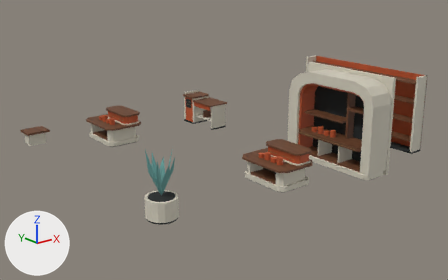
Renders of the glTF model external_packages/shopping_promenade_20261009/exports/SHOP_D09_S100_A366__fitout.glb from each side of a commit.
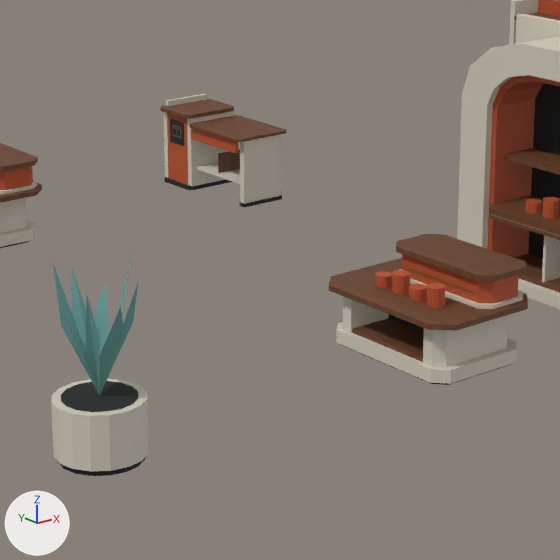
Each version appears first whole from a camera (50 mm lens) standing at (-12.4, -15.82, 6.66) and looking at (0.02, -0.29, 0.45), and next in a close-up on the part from 28% to 72% of the width and 20% to 91% of the height. Every picture has the same lights, and +X, +Y and +Z are marked at lower left. The first two pictures are the older version. Vertices at exactly the same position are counted once.

Names of what the first close-up shows: 'SHOP_D09_S100_A366__fitout__dark_rubber', 'SHOP_D09_S100_A366__fitout__ivory_enamel', 'SHOP_D09_S100_A366__fitout__quiet_teal', 'SHOP_D09_S100_A366__fitout__retail_terracotta_enamel', 'SHOP_D09_S100_A366__fitout__warm_walnut' and 1 more.
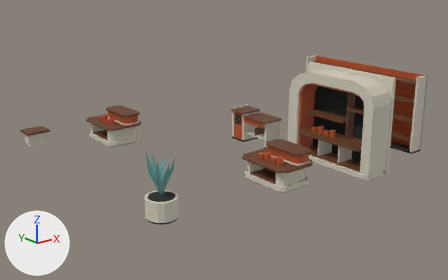
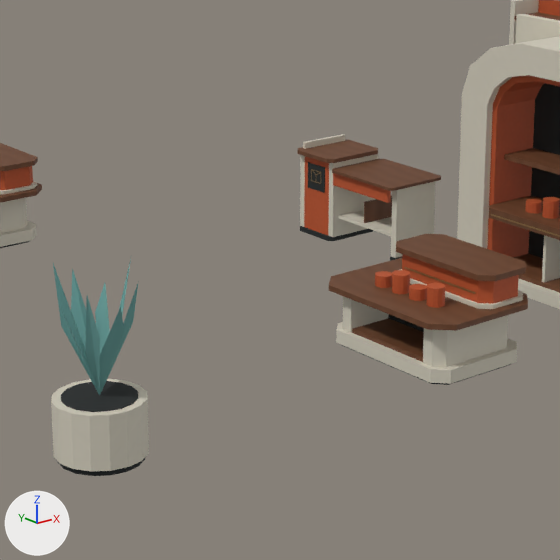
Changed parts and their boxes [x1, y1, x2, y2] in the close-ups (560 x 560 px; the box of a moved part takes in the faces that stretch with it):
part 1 of me_shop_d09_s100_a366__fitout__dark_rubber, moved or reshaped: before [240, 195, 282, 207]; after [390, 256, 402, 261]
part 2 of me_shop_d09_s100_a366__fitout__dark_rubber, moved or reshaped: before [164, 177, 232, 190]; after [300, 226, 374, 241]
part 3 of me_shop_d09_s100_a366__fitout__dark_rubber, moved or reshaped: before [170, 119, 184, 146]; after [308, 162, 325, 193]
part 4 of me_shop_d09_s100_a366__fitout__ivory_enamel, moved or reshaped: before [240, 134, 281, 204]; after [391, 181, 435, 258]
part 5 of me_shop_d09_s100_a366__fitout__ivory_enamel, moved or reshaped: before [197, 163, 240, 184]; after [338, 210, 392, 236]
part 6 of me_shop_d09_s100_a366__fitout__ivory_enamel, moved or reshaped: before [166, 94, 206, 106]; after [303, 134, 345, 149]
part 7 of me_shop_d09_s100_a366__fitout__ivory_enamel, moved or reshaped: before [164, 112, 168, 178]; after [300, 155, 305, 227]
part 8 of me_shop_d09_s100_a366__fitout__ivory_enamel, moved or reshaped: before [187, 111, 234, 186]; after [328, 154, 378, 237]
part 9 of me_shop_d09_s100_a366__fitout__retail_terracotta_enamel, moved or reshaped: before [191, 128, 238, 153]; after [333, 173, 391, 203]
part 10 of me_shop_d09_s100_a366__fitout__retail_terracotta_enamel, moved or reshaped: before [167, 113, 188, 185]; after [304, 156, 329, 235]
part 11 of me_shop_d09_s100_a366__fitout__warm_walnut, moved or reshaped: before [218, 149, 240, 173]; after [364, 196, 392, 223]
part 12 of me_shop_d09_s100_a366__fitout__warm_walnut, moved or reshaped: before [160, 99, 234, 119]; after [298, 140, 378, 163]
part 13 of me_shop_d09_s100_a366__fitout__warm_walnut, moved or reshaped: before [189, 115, 286, 142]; after [332, 159, 441, 191]

Edits to the bpy script that builds the scene:
```text
Change me_shop_d09_s100_a366__fitout__dark_rubber:
    where me_shop_d09_s100_a366__fitout__dark_rubber.from_pydata(...)  # 260 vertices, 448 faces; spans x -4.9..5.35, y -5.0..4.21, z 0.0..2.49
    used by ob_shop_d09_s100_a366__fitout__dark_rubber; location = (0.0, 0.0, 0.0)
    me_shop_d09_s100_a366__fitout__dark_rubber part 1: the loose piece of 16 vertices spanning x 1.38..2.05, y 2.12..2.24, z 0.0..0.05 is moved by (0.0, -3.0, 0.0)
    me_shop_d09_s100_a366__fitout__dark_rubber part 2: the loose piece of 16 vertices spanning x 1.29..2.1, y 3.23..3.89, z 0.0..0.05 is moved by (0.0, -3.0, 0.0)
    me_shop_d09_s100_a366__fitout__dark_rubber part 3: the loose piece of 8 vertices spanning x 1.32..1.33, y 3.39..3.72, z 0.6..0.93 is moved by (0.0, -3.0, 0.0)
Change me_shop_d09_s100_a366__fitout__ivory_enamel:
    where me_shop_d09_s100_a366__fitout__ivory_enamel.from_pydata(...)  # 372 vertices, 674 faces; spans x -4.93..5.35, y -5.05..4.9, z 0.0..3.0
    used by ob_shop_d09_s100_a366__fitout__ivory_enamel; location = (0.0, 0.0, 0.0)
    me_shop_d09_s100_a366__fitout__ivory_enamel part 4: the loose piece of 8 vertices spanning x 1.4..2.03, y 2.14..2.22, z 0.05..0.92 is moved by (0.0, -3.0, 0.0)
    me_shop_d09_s100_a366__fitout__ivory_enamel part 5: the loose piece of 8 vertices spanning x 1.41..2.03, y 2.22..3.23, z 0.29..0.32 is moved by (0.0, -3.0, 0.0)
    me_shop_d09_s100_a366__fitout__ivory_enamel part 6: the loose piece of 8 vertices spanning x 1.37..2.04, y 3.83..3.88, z 1.08..1.15 is moved by (0.0, -3.0, 0.0)
    me_shop_d09_s100_a366__fitout__ivory_enamel part 7: the loose piece of 8 vertices spanning x 1.33..2.07, y 3.79..3.88, z 0.05..1.02 is moved by (0.0, -3.0, 0.0)
    me_shop_d09_s100_a366__fitout__ivory_enamel part 8: the loose piece of 8 vertices spanning x 1.33..2.07, y 3.23..3.32, z 0.05..1.02 is moved by (0.0, -3.0, 0.0)
Change me_shop_d09_s100_a366__fitout__retail_terracotta_enamel:
    where me_shop_d09_s100_a366__fitout__retail_terracotta_enamel.from_pydata(...)  # 550 vertices, 1012 faces; spans x -2.44..5.35, y -4.73..3.93, z 0.05..2.6
    used by ob_shop_d09_s100_a366__fitout__retail_terracotta_enamel; location = (0.0, 0.0, 0.0)
    me_shop_d09_s100_a366__fitout__retail_terracotta_enamel part 9: the loose piece of 8 vertices spanning x 1.33..1.38, y 2.22..3.23, z 0.74..0.92 is moved by (0.0, -3.0, 0.0)
    me_shop_d09_s100_a366__fitout__retail_terracotta_enamel part 10: the loose piece of 8 vertices spanning x 1.33..1.47, y 3.32..3.79, z 0.05..1.02 is moved by (0.0, -3.0, 0.0)
Change me_shop_d09_s100_a366__fitout__warm_walnut:
    where me_shop_d09_s100_a366__fitout__warm_walnut.from_pydata(...)  # 288 vertices, 468 faces; spans x -4.9..5.31, y -4.66..5.0, z 0.15..2.49
    used by ob_shop_d09_s100_a366__fitout__warm_walnut; location = (0.0, 0.0, 0.0)
    me_shop_d09_s100_a366__fitout__warm_walnut part 11: the loose piece of 8 vertices spanning x 1.47..1.98, y 2.78..2.8, z 0.32..0.59 is moved by (0.0, -3.0, 0.0)
    me_shop_d09_s100_a366__fitout__warm_walnut part 12: the loose piece of 16 vertices spanning x 1.25..2.1, y 3.2..3.9, z 1.02..1.08 is moved by (0.0, -3.0, 0.0)
    me_shop_d09_s100_a366__fitout__warm_walnut part 13: the loose piece of 16 vertices spanning x 1.27..2.13, y 2.1..3.23, z 0.92..0.95 is moved by (0.0, -3.0, 0.0)
```
